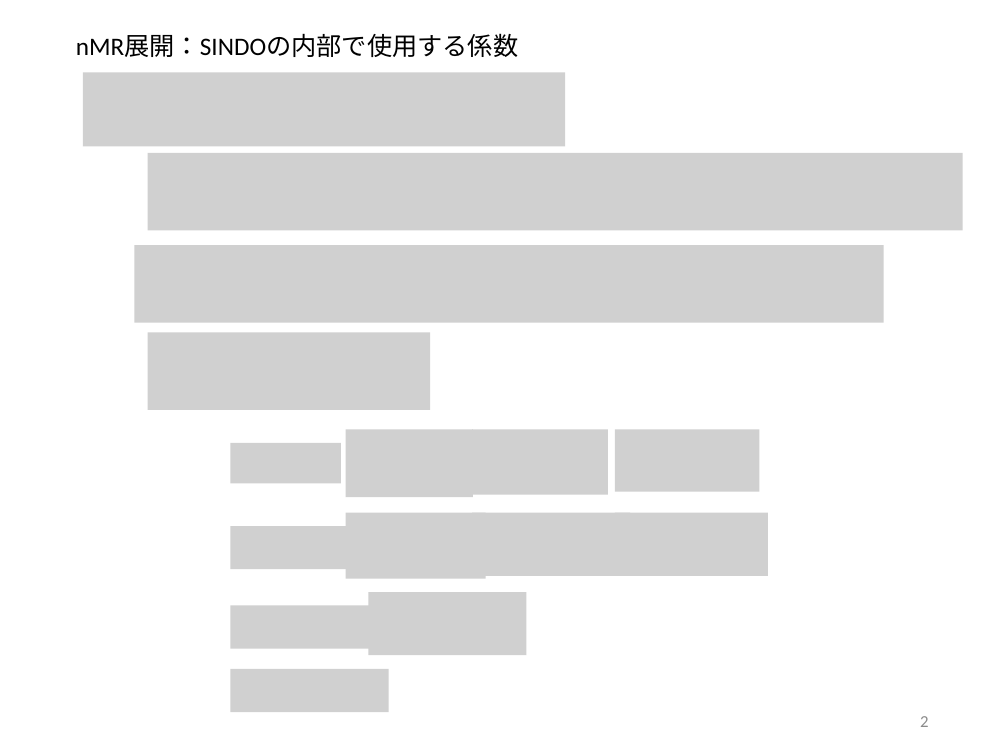
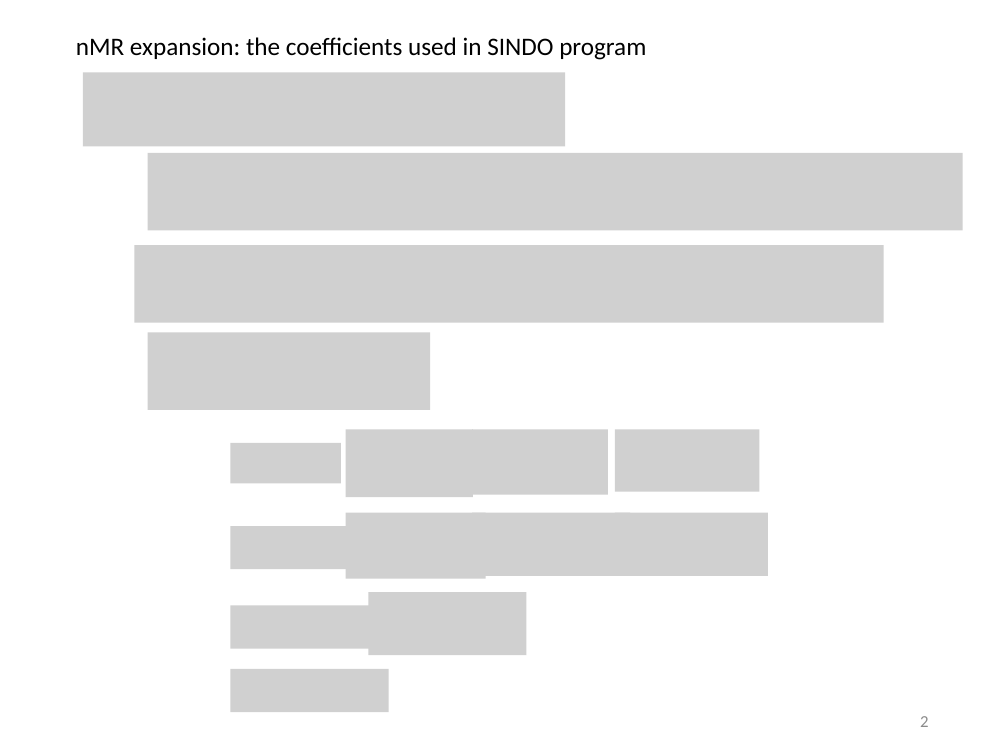
Before and after one commit to yagikiyoshi/sindo, a slide deck: slide 2 of doc/MakePES/notes_on_qffcoeff.pptx. Drawn at 1008x756 pixels with LibreOffice and Linux fonts; fonts in the diff are those of the drawing; grey boxes stand for pictures. Boxes give left, top, right and bottom in pixels: in the first picture for what was removed or moved away, otherwise in the second. Text is boxed around its words. In the diff, an @@ line names an element or a change of style, - is before the commit and + after.

```diff
--- a/doc/MakePES/notes_on_qffcoeff.pptx
+++ b/doc/MakePES/notes_on_qffcoeff.pptx
@@ text at bbox=[76, 37, 646, 60]: text changed @@
-nMR展開：SINDOの内部で使用する係数
+nMR expansion: the coefficients used in SINDO program
```
Also in this commit, not shown: 1 other slide changed, 1 slide added, 1 slide removed, 4 other files.
